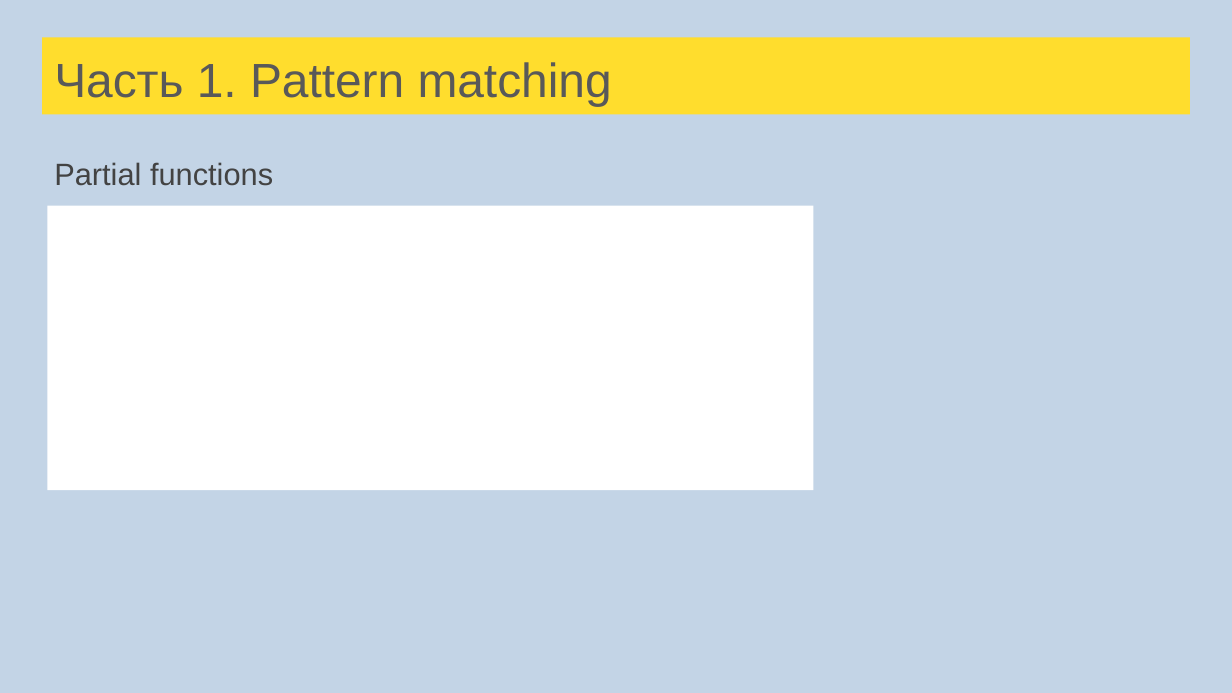
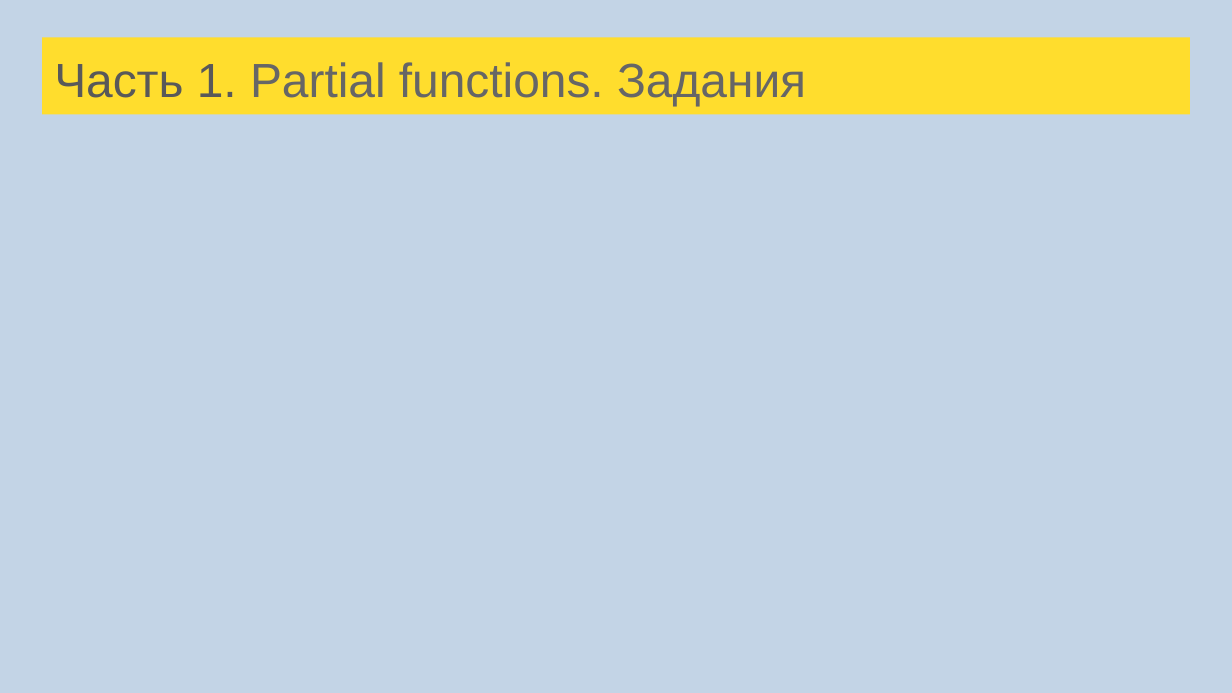
Before and after one commit to tralfamadore/ScalaLectures, a slide deck: slide 48 of src/main/resources/Лекции Scala для FinTech.pptx (slide 44 before the commit). Drawn at 1232x693 pixels with LibreOffice and Linux fonts; fonts in the diff are those of the drawing. Boxes give left, top, right and bottom in pixels: in the first picture for what was removed or moved away, otherwise in the second. Text is boxed around its words. In the diff, an @@ line names an element or a change of style, - is before the commit and + after.

Commit message:
+ Pattern matching tasks + Partial function description

```diff
--- a/src/main/resources/Лекции Scala для FinTech.pptx
+++ b/src/main/resources/Лекции Scala для FinTech.pptx
@@ title at (54, 62, 806, 106): text changed; text colour #595959 to #666666 @@
-Часть 1. Pattern matching
+Часть 1. Partial functions. Задания
@@ text removed at (54, 162, 273, 186) @@
-Partial functions
@@ rectangle removed at (47, 206, 813, 490) @@
```
Also in this commit, not shown: 1 other slide changed, 4 slides added, 3 other files.
